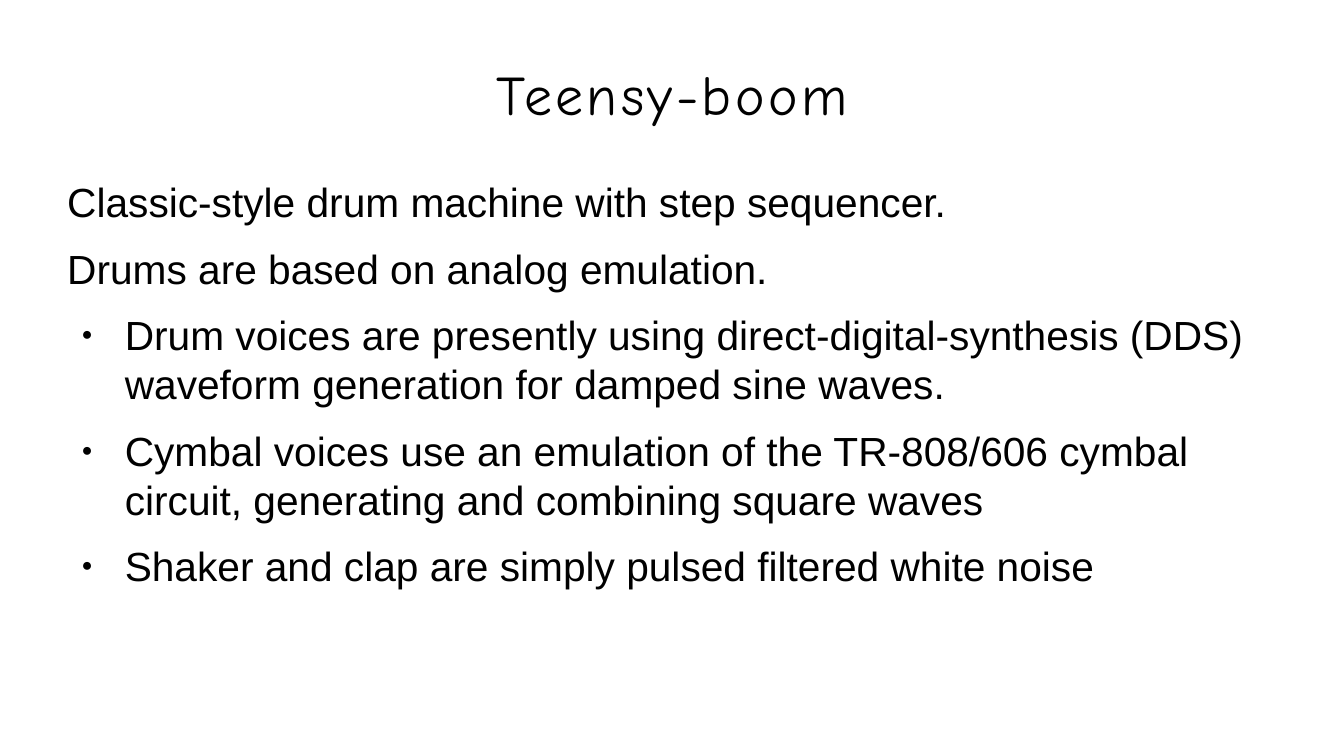
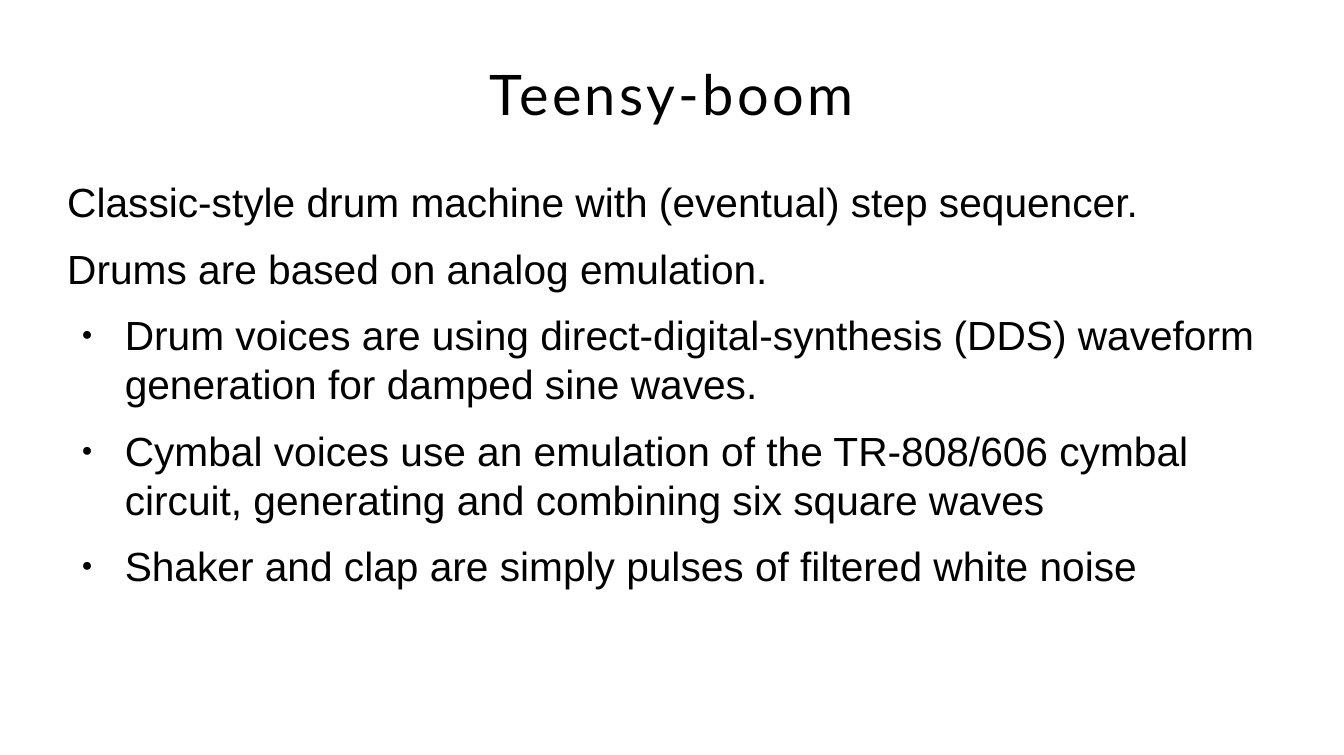
Before and after one commit to Jacquot-SFE/Teensy-synth-platform, a slide deck: slide 15 of presentation/slides/teensy-synthesis.odp (slide 16 before the commit). Drawn at 1344x755 pixels with LibreOffice and Linux fonts; fonts in the diff are those of the drawing; background and template pictures are left out. Boxes give left, top, right and bottom in pixels: in the first picture for what was removed or moved away, otherwise in the second. Text is boxed around its words. In the diff, an @@ line names an element or a change of style, - is before the commit and + after.

```diff
--- a/presentation/slides/teensy-synthesis.odp
+++ b/presentation/slides/teensy-synthesis.odp
@@ title "Teensy-boom" at <box>490,73,854,125</box>: font Comic Neue to Lato @@
@@ text at <box>67,187,1138,225</box>: text changed @@
-Classic-style drum machine with step sequencer.
+Classic-style drum machine with (eventual) step sequencer.
@@ text at <box>125,320,1254,589</box>: text changed @@
-● Drum voices are presently using direct-digital-synthesis (DDS) waveform generation for damped sine waves.
-● Cymbal voices use an emulation of the TR-808/606 cymbal circuit, generating and combining square waves
-● Shaker and clap are simply pulsed filtered white noise
+● Drum voices are using direct-digital-synthesis (DDS) waveform generation for damped sine waves.
+● Cymbal voices use an emulation of the TR-808/606 cymbal circuit, generating and combining six square waves
+● Shaker and clap are simply pulses of filtered white noise
```
Also in this commit, not shown: 27 other slides changed, 1 slide added, 11 other files.
